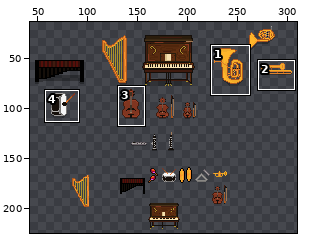
A sprite sheet gets an edit: Assets/Art/Sprites/Instruments/minstruments.png. The first picture is a wide view before the edit; the outline marks the close-up.
Close-up. Before:
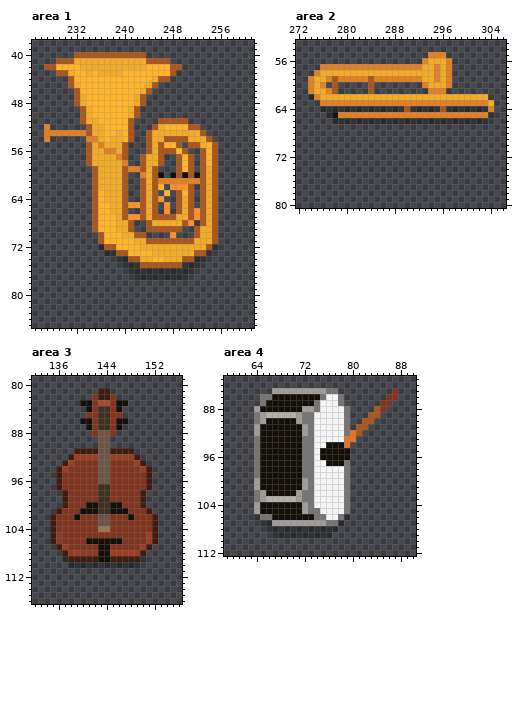
The file is 349x265 pixels. Pixels under 10% opacity are left out. Colours within 5 levels of each other are drawn and written as one. Shown: area 1: x 225..261, y 38..85; area 2: x 272..306, y 53..80; area 3: x 132..156, y 79..116; area 4: x 59..90, y 83..112. The wide view leaves out empty margins. The commit also changed other parts of the picture, which this record leaves out.
The same view after the edit:
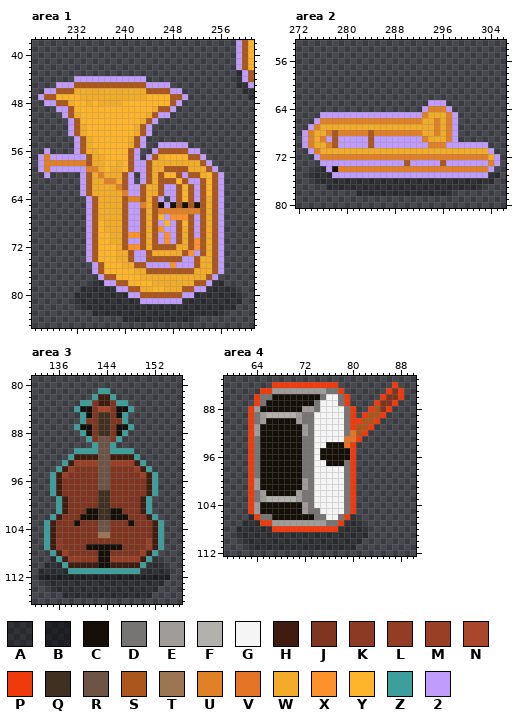
Palette (. is transparent): A #0000004d  B #00000083  C #150f0a  D #777573  E #9f9c9a  F #b3b1ae  G #f5f5f5  H #401b0f  J #803520  K #8c3a23  L #933d25  M #993f26  N #aa462a  P #ef3a0c  Q #403022  R #6e5447  S #ab561d  T #9c7552  U #e08128  V #e67427  W #f2ac29  X #fd922d  Y #ffb52b  Z #3c9f9c  2 #c09dfc
The edit:
Changed rows in their new state; - is an unchanged pixel.
Area 1:
first column x 226:
38 ---------------------------------2SY
39 ---------------------------------2SY
40 ------............---------------2SY
41 ---...................-----------2SY
42 -.......................---------2SY
43 ---....................----------A2S
44 -----.222222222222....-----------A2S
45 ---222SSSSSSSSSSSS2222-----------AA2
46 -22SSSWWWWWWWWWWW--SSS22----------AA
47 2SSYYYY-WWWWWWWW-WYYYYSS2----------A
48 -22SSWYYW-WWWW--YYYYYYS2------------
49 ---22SYYY------YYYYWSS2-------------
50 ----2SWYY------YYYWS22--------------
51 -----2SYYY-----YYWS2.....-----------
52 -.---2SWYYY----YWS2........---------
53 -....2SWYYY--Y-YWS2.........--------
54 -.----2SWYY-YY-WS2...........-------
55 ------2SWYYYYYYWS2..22222.....------
56 -2----2SW-YYYYYS2-.2---S-22...------
57 2U222222---YYYYS2.2SWYYY--S2..------
58 2UUUUUUU---YY-YS22S-WWWWWWW-2.------
59 2U222222UU-Y--YS22SWWSS-SWWWS2------
60 -2-----2SWU----2-2SWSYY-2-SWY-2-----
61 -------2SW-UU--2-2SWSSSYS22-Y-2-----
62 -------2SW---U-22--WS22SY-2-Y-2-----
63 -------2SWW---U22--WS22---2-Y-2-----
64 --------2-W----UU---2-2-Y-2---2-----
65 --------2-WW---22U--C2C-C-C---2-----
66 --------2-WW---22---UUUUUUU---2-----
67 --------2-WWW--22---Y2XXX-2---2-----
68 --------2--WW-S22SWS2Y2SYS2---2-----
69 --------2--WW-S22SW-X22-WS2S--2-----
70 --------2SY-WWSXX-WS2X2SWS2S--2-----
71 --------2SY-WWS22SW-2X2-W-XS--2-----
72 --------2SYYYWSXXS-SSSS--SXSWS2-----
73 --------2SYYYWWS22S-----SX2-WS2-----
74 --------2SYYYWW-22SSSSSS22SWWS2-----
75 ---------2SYYYWWS-2222X222SWWS2-----
76 ---------2SYYYYYWWSSSSSSSSWWWS2-----
77 ----------2SSYYYYWWWWWWWWWWWS2------
78 ---------AA22SSYYYYWWWWWWWSS2AA-----
79 -------AAAAAA22SSWWYYWWWSS22AAAAA---
80 ------AAAAAAAAA22SSSSSSS22AAAAAAAA--
81 ------AAAAAAAAAAA2222222AAAAAAAAAA--
82 -------AAAAAAAAAAAAAAAAAAAAAAAAAA---
83 ---------AAAAAAAAAAAAAAAAAAAAAA-----
84 --------------AAAAAAAAAAAA----------
Area 2:
first column x 273:
55 ---------------------...---------
56 --------------------.....--------
57 ---......................--------
58 --.......................--------
59 -........................--------
60 -...-.-----.--------.....--------
61 -.....-----.---------...---------
62 -..............................--
63 ---..................222........-
64 ---.................2UUU2.......-
65 ---22222222222222222-WWW-2......-
66 --2UUUUUUUUUUUUUUUUUWWUWU2.....--
67 -2UWWWWWWWWWWWWWWWWWWWUWU2-------
68 2UWWUSUUUUUSUUUUUUUUWWUWU2-------
69 2UWU2S22222S22222222UWWWU2-------
70 2UWWUS22222S222222222UUU2222222--
71 -2UWWWWWWWWWWWWWWWWWWWWWWWWWWWW2-
72 --2UUUUUUUUUUUUUUUUUUUUUUUUUUUUW2
73 ---22222222222222S22222S2222222U2
74 --AA2CUUUUUUUUUUUUUUUUUUUUUUUUU2-
75 -AAAA22222222222222222222222222AA
76 --AAAAAAAAAAAAAAAAAAAAAAAAAAAAAA-
77 ----AAAAAAAAAAAAAAAAAAAAAAAAAA---
78 ---------AAAAAAAAAAAAAAAA--------
Area 3:
first column x 133:
 81 ----------ZZ----------
 82 ---------Z--Z---------
 83 -------ZZ-HH-ZZ-------
 84 ------ZC--NN--CZ------
 85 -------ZC----CZ-------
 86 -------ZJ----JZ-------
 87 ------ZC------CZ------
 88 -------ZC-QQ-CZ-------
 89 --------ZJ--JZ--------
 90 ---------Z--Z---------
 91 ------ZZZZ--ZZZZ------
 92 -----ZHHHH--HHHHZ-----
 93 ----ZHMMMM--MMMMHZ----
 94 ---ZHM----------MHZ---
 95 --Z-M------------M-Z--
 96 --Z----------------Z--
 97 --Z-------RR-------Z--
 98 --ZHJ------------JHZ--
 99 ---Z--------------Z---
100 ---Z----JJ--JJ----Z---
101 ---ZH--J------J--HZ---
102 --ZH--JCCCQQCCCJ--HZ--
103 -Z----C--------C----Z-
104 -Z--------RR--------Z-
105 -Z-J------TT------J-Z-
106 -Z------JJJJJJ------Z-
107 -ZHKJ---CC--CC---JMHZ-
108 --ZHMJJJJJ--JJJJJMHZ--
109 --AZHLLKKK--MMMMMHZA--
110 -AAAZHHHHHCCHHHHHZAAA-
111 AAAAAZZZZZZZZZZZZAAAAA
112 BBBBBBBBBBBBBBBBBBBBBB
113 -AAAAAAAAAAAAAAAAAAAA-
114 --AAAAAAAAAAAAAAAAAA--
115 ----AAAAAAAAAAAAAAA---
Area 4:
first column x 61:
 84 ------PPPPPPPPPPP---------P-
 85 ----PP-----------P-------P-P
 86 ---P--------------P-----P--P
 87 ---P--------------P----P--P-
 88 --P----------------P--P--P--
 89 --P----------------P-P--P---
 90 --P----------------PP--P----
 91 --P----------------P--P-----
 92 --P------------------P------
 93 --P-----------------P-------
 94 --P----------------P--------
 95 --P----------------P--------
 96 --P----------------P--------
 97 --P----------------P--------
 98 --P----------------P--------
 99 --P----------------P--------
100 --P----------------P--------
101 --P----------------P--------
102 --P----------------P--------
103 --P----------------P--------
104 --P----------------P--------
105 --P----------------P--------
106 --AP--------------PA--------
107 -AAAPP-----------PAAA-------
108 AAAAA-PPPPPPPPPPPAAAAA------
109 AAAAAA----------AAAAAA------
110 -AAAAAAAAAAAAAAAAAAAA-------
111 --AAAAAAAAAAAAAAAAAA--------
Changed places in both close-ups, as pixel boxes (x1, y1, x2, y2):
changed: (38, 40, 254, 322)
changed: (302, 52, 500, 196)
changed: (38, 388, 170, 598)
changed: (236, 382, 404, 550)
